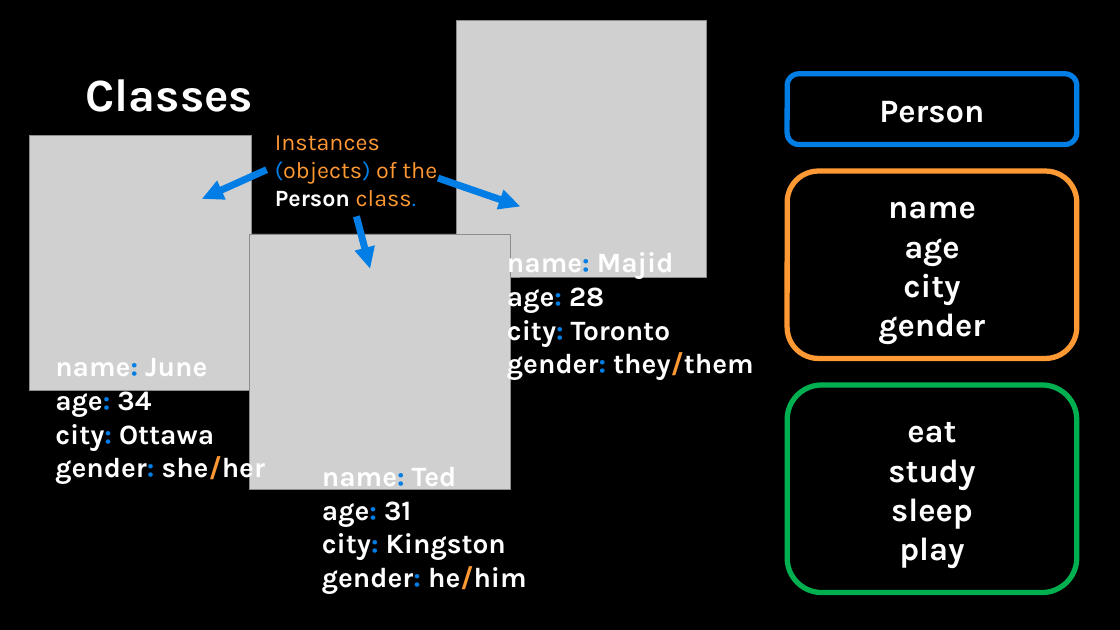
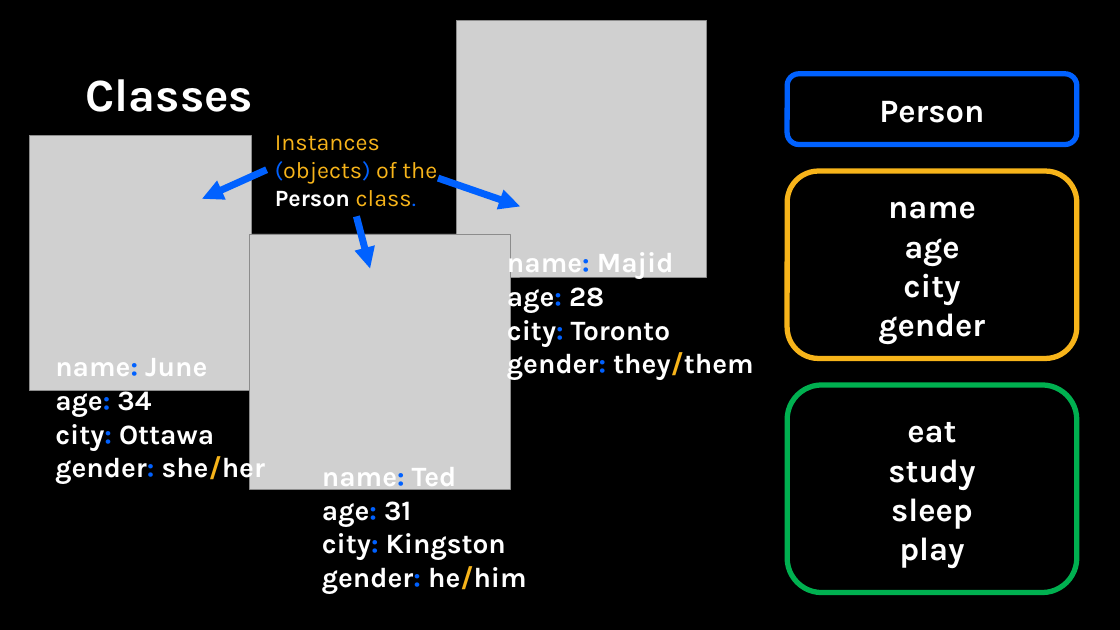
Before and after one commit to APS106/APS106-winter-2024-kinsella-goodfellow, a slide deck: slide 13 of lectures/week9/lecture2/slides/week9_lecture2.pptx. Drawn at 1120x630 pixels with LibreOffice and Linux fonts; fonts in the diff are those of the drawing; grey boxes stand for pictures; background and template pictures are left out. Boxes give left, top, right and bottom in pixels: in the first picture for what was removed or moved away, otherwise in the second. Text is boxed around its words. In the diff, an @@ line names an element or a change of style, - is before the commit and + after.

```diff
--- a/lectures/week9/lecture2/slides/week9_lecture2.pptx
+++ b/lectures/week9/lecture2/slides/week9_lecture2.pptx
@@ rounded rectangle "Person" at (x1=787, y1=74, x2=1077, y2=145): outline #017EE5 4.5 pt to #0061FF 4.5 pt @@
@@ text "Instances (objects) of the Person ..." at (x1=275, y1=135, x2=437, y2=207): text colour #FF9933 to #F7B41A in "Instances (objects) of the class."; text colour #017EE5 to #0061FF in "(objects) class." @@
@@ arrow (266, 170) - (202, 199): stroke #017EE5 6 pt to #0061FF 6 pt @@
@@ arrow (439, 178) - (520, 207): stroke #017EE5 6 pt to #0061FF 6 pt @@
@@ rounded rectangle "name" at (x1=787, y1=171, x2=1077, y2=359): outline #FF9933 4.5 pt to #F7B41A 4.5 pt @@
@@ arrow (356, 217) - (371, 268): stroke #017EE5 6 pt to #0061FF 6 pt @@
@@ text "name: Majid" at (x1=507, y1=247, x2=754, y2=380): text colour #017EE5 to #0061FF in "name:", "age:", "city:", "gender:"; text colour #FF9933 to #F7B41A in "they/them" @@
@@ text "name: June" at (x1=55, y1=358, x2=265, y2=484): text colour #017EE5 to #0061FF in "name:", "age:", "city:", "gender:"; text colour #FF9933 to #F7B41A in "she/her" @@
@@ text "name: Ted" at (x1=322, y1=467, x2=527, y2=594): text colour #017EE5 to #0061FF in "name:", "age:", "city:", "gender:"; text colour #FF9933 to #F7B41A in "he/him" @@
```
Also in this commit, not shown: 43 other slides changed, 4 slides added, 8 other files.
